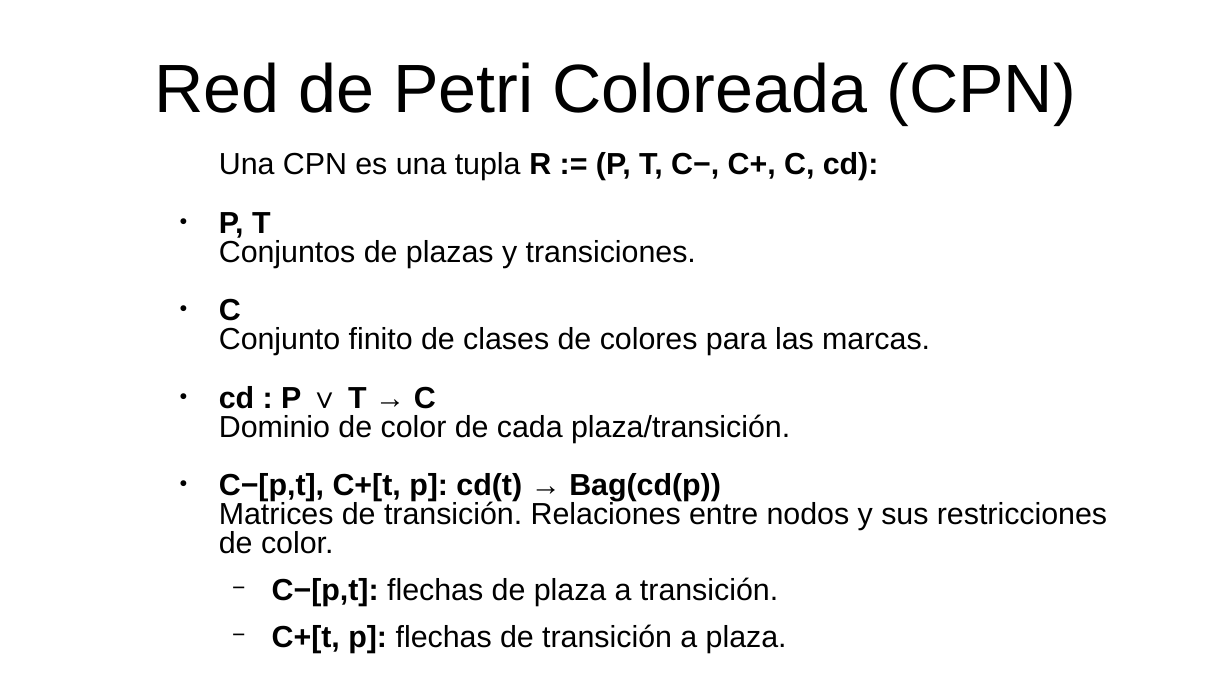
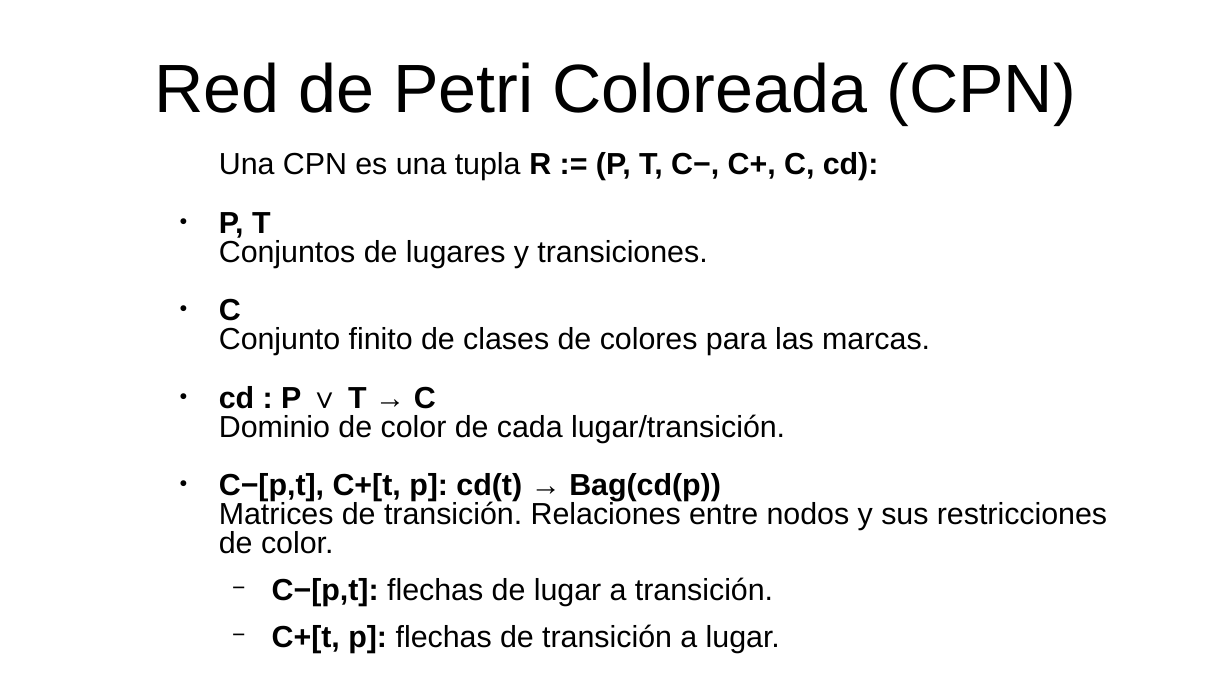
Before and after one commit to Rubenmp/multitenant-web-store, a slide deck: slide 23 of dissertation/slides/slides.odp. Drawn at 1232x693 pixels with LibreOffice and Linux fonts; fonts in the diff are those of the drawing. Boxes give left, top, right and bottom in pixels: in the first picture for what was removed or moved away, otherwise in the second. Text is boxed around its words. In the diff, an @@ line names an element or a change of style, - is before the commit and + after.

```diff
--- a/dissertation/slides/slides.odp
+++ b/dissertation/slides/slides.odp
@@ text at (219,240,707,268): text changed @@
-Conjuntos de plazas y transiciones.
+Conjuntos de lugares y transiciones.
@@ text at (219,414,785,443): text changed @@
-Dominio de color de cada plaza/transición.
+Dominio de color de cada lugar/transición.
@@ text at (272,577,780,653): text changed @@
-  − C−[p,t]: flechas de plaza a transición.
-  − C+[t, p]: flechas de transición a plaza.
+  − C−[p,t]: flechas de lugar a transición.
+  − C+[t, p]: flechas de transición a lugar.
```
Also in this commit, not shown: 1 other slide changed, 4 other files.
